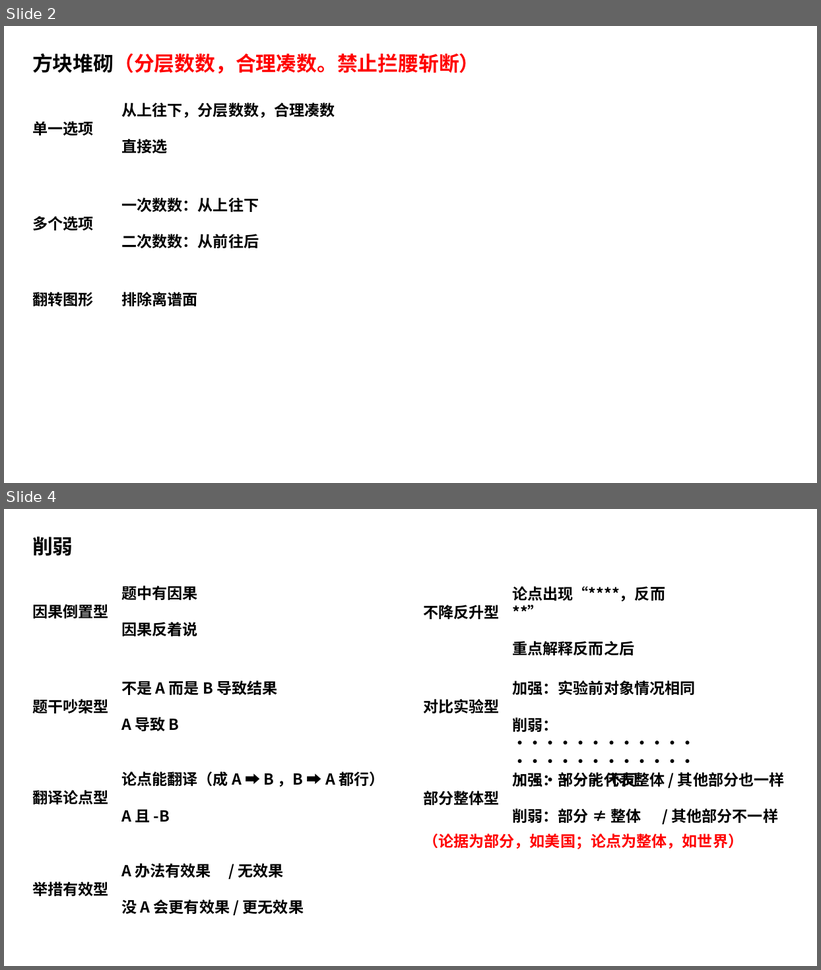
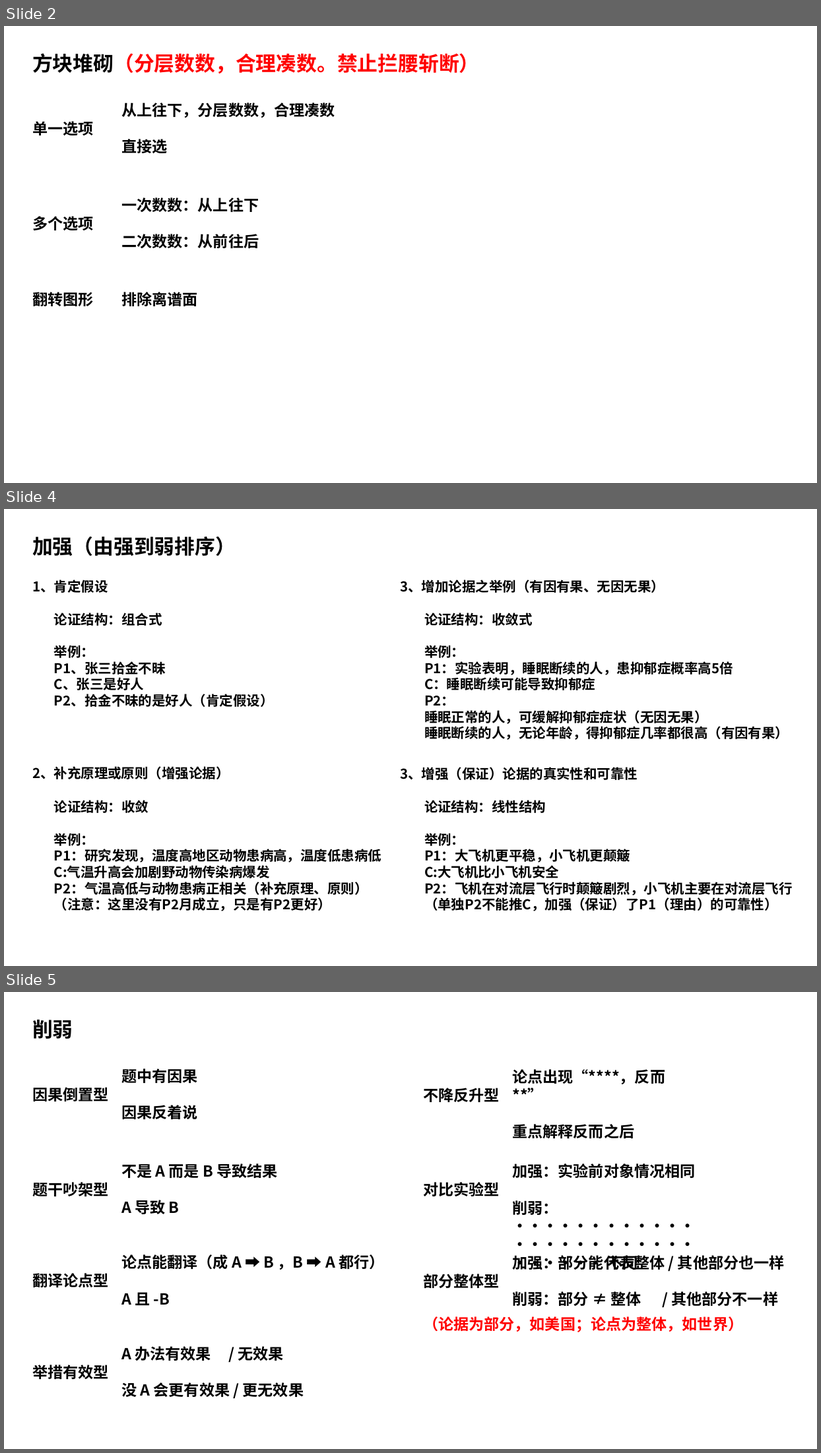
Before and after one commit to hornhuang/coder2ShiYeBian, a slide deck: 事业编备考/判断推理/判断推理.pptx. Shown one above the other, each under a label of ours: slides 2 and 4 before the commit, slides 2, 4 and 5 after it; the slides between them are not shown. The pictures are 821x970 and 821x1453 pixels, drawn with LibreOffice and Linux fonts; fonts in the diff are those of the drawing. Boxes give left, top, right and bottom in pixels: in the first picture for what was removed or moved away, otherwise in the second. Text is boxed around its words. In the diff, an @@ line names an element or a change of style, - is before the commit and + after.

```diff
--- a/事业编备考/判断推理/判断推理.pptx
+++ b/事业编备考/判断推理/判断推理.pptx
@@ slide 4 added at box(4, 509, 817, 966), background #FFFFFF @@
@@ text added at box(32, 536, 236, 556), 24 pt, text #000000, bold @@
+加强（由强到弱排序）
@@ text added at box(32, 580, 108, 593), 16 pt, text #000000, bold @@
+1、肯定假设
@@ text added at box(400, 580, 665, 593), 16 pt, text #000000, bold @@
+3、增加论据之举例（有因有果、无因无果）
@@ text added at box(54, 613, 274, 707), 16 pt, text #000000, bold @@
+论证结构：组合式
+举例：
+P1、张三拾金不昧
+C、张三是好人
+P2、拾金不昧的是好人（肯定假设）
@@ text added at box(424, 613, 789, 740), 16 pt, text #000000, bold @@
+论证结构：收敛式
+举例：
+P1：实验表明，睡眠断续的人，患抑郁症概率高5倍
+C：睡眠断续可能导致抑郁症
+P2：
+睡眠正常的人，可缓解抑郁症症状（无因无果）
+睡眠断续的人，无论年龄，得抑郁症几率都很高（有因有果）
@@ text added at box(32, 766, 230, 780), 16 pt, text #000000, bold @@
+2、补充原理或原则（增强论据）
@@ text added at box(400, 767, 638, 780), 16 pt, text #000000, bold @@
+3、增强（保证）论据的真实性和可靠性
@@ text added at box(54, 800, 382, 912), 16 pt, text #000000, bold @@
+论证结构：收敛
+举例：
+P1：研究发现，温度高地区动物患病高，温度低患病低
+C:气温升高会加剧野动物传染病爆发
+P2：气温高低与动物患病正相关（补充原理、原则）
+（注意：这里没有P2月成立，只是有P2更好）
@@ text added at box(424, 800, 793, 912), 16 pt, text #000000, bold @@
+论证结构：线性结构
+举例：
+P1：大飞机更平稳，小飞机更颠簸
+C:大飞机比小飞机安全
+P2：飞机在对流层飞行时颠簸剧烈，小飞机主要在对流层飞行
+（单独P2不能推C，加强（保证）了P1（理由）的可靠性）
@@ what was slide 4 is now slide 5 @@
```
Also in this commit, not shown: 1 slide changed.
